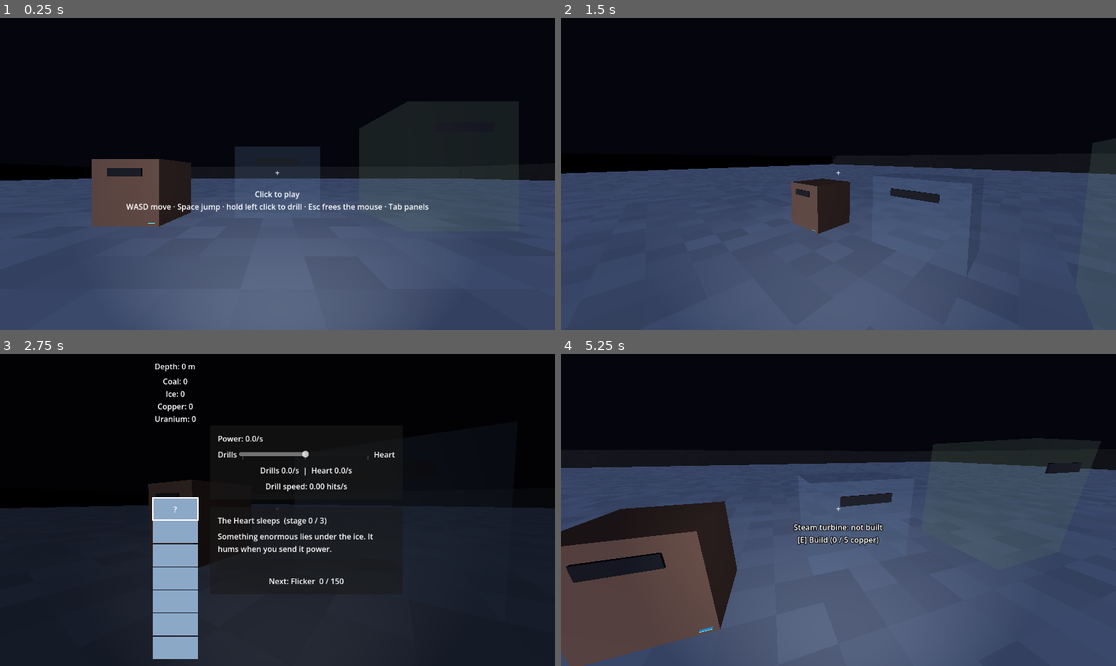
Above: before the commit, frames 1-4 (two rows, left to right).
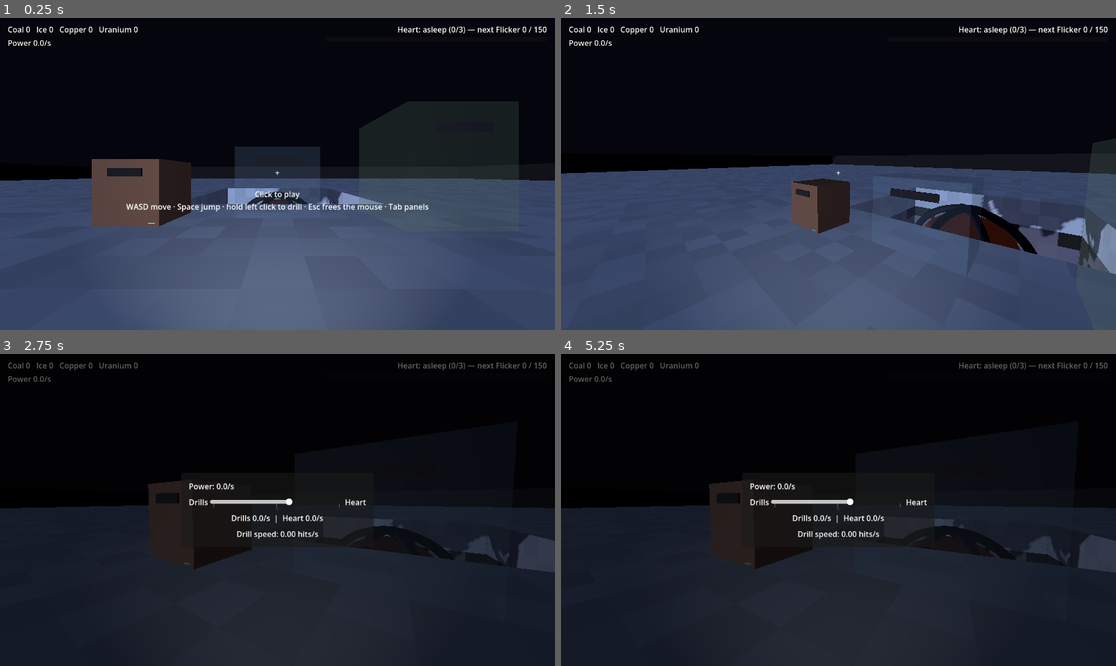
Above: after the commit, the same moments.

Repository: SneakKestrel16/Mininginc
Game: Godot game, scene res://src/main.tscn
The game is run twice, just before and just after one commit, with the same random seed, the same clock (stepped at 60 frames per second) and the same inputs.
Inputs (mouse positions are in pixels of both pictures, inside the frame that each line leads up to):
- Up to frame 1 (0.25 s): no input
- Up to frame 2 (1.5 s): tap Enter at 0.5 s; move the mouse to (960, 158) at 0.52 s; hold D 0.53-1.28 s; tap E at 0.6 s; click (960, 158) at 0.67 s; tap Space at 0.77 s; move the mouse to (810, 174) at 1.27 s; hold W from 1.28 s (still down); tap Q at 1.35 s; click (810, 174) at 1.42 s
- Up to frame 3 (2.75 s): keep holding W; tap Space at 1.52 s; move the mouse to (288, 503) at 2.02 s; tap Tab at 2.1 s; click (288, 503) at 2.17 s
- Up to frame 4 (5.25 s): tap Space at 2.75, 3.02, 3.77, 4.25, 4.52 s; move the mouse to (810, 572) at 2.77 s; tap E at 2.85, 5.1 s; click (810, 572) at 2.92 s; tap Enter at 3.5 s; move the mouse to (1005, 556) at 3.52 s; release W at 3.53 s; hold A 3.53-5.03 s; tap Q at 3.6 s; click (1005, 556) at 3.67 s; move the mouse to (672, 463) at 4.27 s; tap Tab at 4.35 s; click (672, 463) at 4.42 s; move the mouse to (844, 510) at 5.02 s; hold W from 5.03 s (still down); click (844, 510) at 5.17 s

The runs differ from the first frame. In frame 1, 1.6% of the frame differs, in the area x 1-99%, y 2-60%; in frame 2, 4.2%; in frame 3, 8.3%; in frame 4, 61%, in the area x 0-100%, y 2-100%.

Commit message:
feat: story 016 the Heart in the world + HUD (heartwake/story-016)

Diff:
--- a/data/world.json
+++ b/data/world.json
@@ -10,5 +10,7 @@
 	"gravity": 5.0,
 	"reach": 5.0,
 	"hand_drill_hits_per_second": 4.0,
-	"mouse_sensitivity": 0.0025
+	"mouse_sensitivity": 0.0025,
+	"heart_chamber_min": [59, -9, 44],
+	"heart_chamber_max": [69, 0, 54]
 }
--- /dev/null
+++ b/src/heart/heart_machine.gd
@@ -0,0 +1,56 @@
+## The Heart as the player sees it: a huge machine in an open pit by the base
+## (brief: Milestone 3D item 18). It glows and pulses brighter and faster at each stage,
+## read from the stage index every frame, so a loaded save looks right at once.
+class_name HeartMachine
+extends Node3D
+
+## The economy whose Heart this shows.
+@export var economy: Economy
+## Radius of the core, in blocks.
+@export var radius := 3.0
+
+var _core_material := StandardMaterial3D.new()
+var _light := OmniLight3D.new()
+
+
+func _ready() -> void:
+	var core := MeshInstance3D.new()
+	core.mesh = SphereMesh.new()
+	core.mesh.radius = radius
+	core.mesh.height = radius * 2.0
+	_core_material.albedo_color = Color(0.25, 0.1, 0.08)
+	_core_material.emission_enabled = true
+	_core_material.emission = Color(1.0, 0.35, 0.15)
+	core.material_override = _core_material
+	add_child(core)
+	# A dark cage around the core, so it reads as a machine rather than a ball.
+	var cage_material := StandardMaterial3D.new()
+	cage_material.albedo_color = Color(0.12, 0.12, 0.14)
+	cage_material.metallic = 0.6
+	for angle in [0.0, PI / 3.0, PI * 2.0 / 3.0]:
+		var ring := MeshInstance3D.new()
+		ring.mesh = TorusMesh.new()
+		ring.mesh.inner_radius = radius * 1.05
+		ring.mesh.outer_radius = radius * 1.2
+		ring.material_override = cage_material
+		ring.rotation = Vector3(PI / 2.0, angle, 0)
+		add_child(ring)
+	var body := StaticBody3D.new()
+	var shape := CollisionShape3D.new()
+	shape.shape = SphereShape3D.new()
+	shape.shape.radius = radius * 1.2
+	body.add_child(shape)
+	add_child(body)
+	_light.light_color = Color(1.0, 0.5, 0.25)
+	_light.omni_range = radius * 6.0
+	add_child(_light)
+
+
+func _process(_delta: float) -> void:
+	var stage := economy.heart.stage
+	var count := maxi(economy.heart.stages.size(), 1)
+	var awake := float(stage) / count
+	# Asleep it barely smoulders; each stage brightens it and quickens the beat.
+	var beat := 0.5 + 0.5 * sin(Time.get_ticks_msec() / 1000.0 * TAU * (0.3 + 0.5 * awake))
+	_core_material.emission_energy_multiplier = (0.15 + 2.5 * awake) * (0.7 + 0.3 * beat)
+	_light.light_energy = (0.2 + 4.0 * awake) * (0.7 + 0.3 * beat)
--- a/src/main.tscn
+++ b/src/main.tscn
@@ -3,14 +3,14 @@
 [ext_resource type="Script" path="res://src/economy/economy.gd" id="1_economy"]
 [ext_resource type="PackedScene" path="res://src/ui/power_panel.tscn" id="2_panel"]
 [ext_resource type="Script" path="res://src/mining/mine.gd" id="3_mine"]
-[ext_resource type="PackedScene" path="res://src/mining/dig_shaft_view.tscn" id="4_shaft"]
-[ext_resource type="PackedScene" path="res://src/ui/heart_panel.tscn" id="6_heart"]
 [ext_resource type="Script" path="res://src/save/save_game.gd" id="8_save"]
 
 [ext_resource type="Script" path="res://src/world/voxel_world.gd" id="10_world"]
 [ext_resource type="PackedScene" path="res://src/player/player.tscn" id="11_player"]
 [ext_resource type="Script" path="res://src/ui/overlay.gd" id="12_overlay"]
 [ext_resource type="Script" path="res://src/machines/machine.gd" id="13_machine"]
+[ext_resource type="Script" path="res://src/heart/heart_machine.gd" id="14_heart"]
+[ext_resource type="PackedScene" path="res://src/ui/hud.tscn" id="15_hud"]
 
 [sub_resource type="Environment" id="Env"]
 background_mode = 1
@@ -72,6 +72,14 @@
 size = Vector3(3, 3.5, 3)
 color = Color(0.32, 0.4, 0.3, 1)
 
+[node name="Heart" type="Node3D" parent="." node_paths=PackedStringArray("economy")]
+transform = Transform3D(1, 0, 0, 0, 1, 0, 0, 0, 1, 64.5, -2.5, 49.5)
+script = ExtResource("14_heart")
+economy = NodePath("../Economy")
+
+[node name="Hud" parent="." node_paths=PackedStringArray("economy") instance=ExtResource("15_hud")]
+economy = NodePath("../Economy")
+
 [node name="Player" parent="." node_paths=PackedStringArray("world") instance=ExtResource("11_player")]
 transform = Transform3D(1, 0, 0, 0, 1, 0, 0, 0, 1, 64.5, 1.1, 64.5)
 world = NodePath("../World")
@@ -100,10 +108,6 @@
 layout_mode = 2
 theme_override_constants/separation = 24
 
-[node name="DigShaftView" parent="Overlay/Center/Columns" node_paths=PackedStringArray("mine") instance=ExtResource("4_shaft")]
-layout_mode = 2
-mine = NodePath("../../../../Mine")
-
 [node name="Panels" type="VBoxContainer" parent="Overlay/Center/Columns"]
 layout_mode = 2
 size_flags_vertical = 4
@@ -113,9 +117,5 @@
 layout_mode = 2
 economy = NodePath("../../../../../Economy")
 
-[node name="HeartPanel" parent="Overlay/Center/Columns/Panels" node_paths=PackedStringArray("economy") instance=ExtResource("6_heart")]
-layout_mode = 2
-economy = NodePath("../../../../../Economy")
-
 [node name="AwayDialog" type="AcceptDialog" parent="."]
 title = "Heartwake"
--- a/src/mining/dig_shaft_view.gd
+++ /dev/null
@@ -1,69 +0,0 @@
-## Draws the shaft around the current block, digs on click, and shows depth and ore counts.
-extends VBoxContainer
-
-const BLOCK_SIZE := Vector2(96, 48)
-const BLOCKS_ABOVE := 3
-const BLOCKS_BELOW := 6
-const DUG_COLOR := Color(0.08, 0.09, 0.11)
-const UNKNOWN_COLOR := Color(0.55, 0.66, 0.78)
-const FROZEN_COLOR := Color(0.82, 0.9, 0.97)
-const FROZEN_TEXT_COLOR := Color(0.2, 0.3, 0.42)
-const ORE_COLORS := { DigShaft.ROCK: Color(0.42, 0.44, 0.48), "coal": Color(0.12, 0.12, 0.13) }
-const CRACK_COLOR := Color(1, 1, 1, 0.35)
-
-## The mine this view shows and digs.
-@export var mine: Mine
-
-@onready var _depth_label: Label = %DepthLabel
-@onready var _ore_label: Label = %OreLabel
-@onready var _shaft: Control = %Shaft
-
-
-func _ready() -> void:
-	_shaft.custom_minimum_size = Vector2(BLOCK_SIZE.x, BLOCK_SIZE.y * (BLOCKS_ABOVE + 1 + BLOCKS_BELOW))
-	_shaft.draw.connect(_draw_shaft)
-	_shaft.gui_input.connect(_on_shaft_input)
-	mine.changed.connect(_refresh)
-	_refresh()
-
-
-func _on_shaft_input(event: InputEvent) -> void:
-	if event is InputEventMouseButton and event.button_index == MOUSE_BUTTON_LEFT and event.pressed:
-		mine.dig()
-
-
-func _refresh() -> void:
-	_depth_label.text = "Depth: %d m" % mine.shaft.depth
-	var counts := PackedStringArray()
-	for id in mine.ores:
-		counts.append("%s: %d" % [id.capitalize(), mine.ores[id]])
-	_ore_label.text = "\n".join(counts)
-	_shaft.queue_redraw()
-
-
-func _draw_shaft() -> void:
-	var shaft := mine.shaft
-	var font := _shaft.get_theme_default_font()
-	for row in BLOCKS_ABOVE + 1 + BLOCKS_BELOW:
-		var at_depth := shaft.depth - BLOCKS_ABOVE + row
-		if at_depth < 0:
-			continue
-		var rect := Rect2(Vector2(0, row * BLOCK_SIZE.y), BLOCK_SIZE).grow(-1)
-		if at_depth < shaft.depth:
-			_shaft.draw_rect(rect, DUG_COLOR)
-		elif at_depth > shaft.depth or not shaft.revealed:
-			_shaft.draw_rect(rect, FROZEN_COLOR if at_depth >= shaft.frozen_from else UNKNOWN_COLOR)
-			if at_depth == shaft.depth:
-				var mark := "Frozen" if shaft.is_frozen() else "?"
-				var ink := FROZEN_TEXT_COLOR if shaft.is_frozen() else Color.WHITE
-				_shaft.draw_string(font, rect.position + Vector2(0, 30), mark, HORIZONTAL_ALIGNMENT_CENTER,
-						rect.size.x, _shaft.get_theme_default_font_size(), ink)
-		else:
-			var contents := shaft.block_at(at_depth)
-			_shaft.draw_rect(rect, ORE_COLORS.get(contents, ORE_COLORS[DigShaft.ROCK]))
-			_shaft.draw_string(font, rect.position + Vector2(0, 30), contents.capitalize(), HORIZONTAL_ALIGNMENT_CENTER, rect.size.x)
-			# Cracks: one bar per landed hit, across the bottom of the block.
-			var progress := shaft.damage / shaft.hardness(at_depth)
-			_shaft.draw_rect(Rect2(rect.position + Vector2(0, rect.size.y - 6), Vector2(rect.size.x * progress, 6)), CRACK_COLOR)
-		if at_depth == shaft.depth:
-			_shaft.draw_rect(rect, Color.WHITE, false, 2.0)
--- a/src/mining/dig_shaft_view.tscn
+++ /dev/null
@@ -1,23 +0,0 @@
-[gd_scene load_steps=2 format=3]
-
-[ext_resource type="Script" path="res://src/mining/dig_shaft_view.gd" id="1_view"]
-
-[node name="DigShaftView" type="VBoxContainer"]
-theme_override_constants/separation = 8
-script = ExtResource("1_view")
-
-[node name="DepthLabel" type="Label" parent="."]
-unique_name_in_owner = true
-layout_mode = 2
-horizontal_alignment = 1
-
-[node name="OreLabel" type="Label" parent="."]
-unique_name_in_owner = true
-layout_mode = 2
-horizontal_alignment = 1
-
-[node name="Shaft" type="Control" parent="."]
-unique_name_in_owner = true
-layout_mode = 2
-size_flags_horizontal = 4
-mouse_default_cursor_shape = 2
--- a/src/ui/heart_panel.gd
+++ /dev/null
@@ -1,34 +0,0 @@
-## Shows the Heart's stage, its latest story beat, and the meter toward the next stage.
-extends PanelContainer
-
-## The economy whose Heart this panel shows.
-@export var economy: Economy
-
-@onready var _stage_label: Label = %StageLabel
-@onready var _line_label: Label = %LineLabel
-@onready var _heart_bar: ProgressBar = %HeartBar
-@onready var _heart_label: Label = %HeartLabel
-
-
-func _ready() -> void:
-	economy.ticked.connect(_refresh)
-	_refresh()
-
-
-func _refresh() -> void:
-	var heart := economy.heart
-	var count := heart.stages.size()
-	if heart.stage == 0:
-		_stage_label.text = "The Heart sleeps  (stage 0 / %d)" % count
-		_line_label.text = "Something enormous lies under the ice. It hums when you send it power."
-	else:
-		_stage_label.text = "Heart: %s  (stage %d / %d)" % [heart.current()["name"], heart.stage, count]
-		_line_label.text = heart.current()["line"]
-	if heart.is_awake():
-		_heart_bar.max_value = 1.0
-		_heart_bar.value = 1.0
-		_heart_label.text = "Every stage reached. Nothing more wakes in this build."
-	else:
-		_heart_bar.max_value = heart.threshold()
-		_heart_bar.value = heart.progress
-		_heart_label.text = "Next: %s  %.0f / %.0f" % [heart.stages[heart.stage]["name"], heart.progress, heart.threshold()]
--- a/src/ui/heart_panel.tscn
+++ /dev/null
@@ -1,39 +0,0 @@
-[gd_scene load_steps=2 format=3]
-
-[ext_resource type="Script" path="res://src/ui/heart_panel.gd" id="1_panel"]
-
-[node name="HeartPanel" type="PanelContainer"]
-custom_minimum_size = Vector2(400, 0)
-script = ExtResource("1_panel")
-
-[node name="Margin" type="MarginContainer" parent="."]
-layout_mode = 2
-theme_override_constants/margin_left = 16
-theme_override_constants/margin_top = 16
-theme_override_constants/margin_right = 16
-theme_override_constants/margin_bottom = 16
-
-[node name="Rows" type="VBoxContainer" parent="Margin"]
-layout_mode = 2
-theme_override_constants/separation = 10
-
-[node name="StageLabel" type="Label" parent="Margin/Rows"]
-unique_name_in_owner = true
-layout_mode = 2
-
-[node name="LineLabel" type="Label" parent="Margin/Rows"]
-unique_name_in_owner = true
-custom_minimum_size = Vector2(368, 0)
-layout_mode = 2
-autowrap_mode = 3
-
-[node name="HeartBar" type="ProgressBar" parent="Margin/Rows"]
-unique_name_in_owner = true
-custom_minimum_size = Vector2(0, 24)
-layout_mode = 2
-show_percentage = false
-
-[node name="HeartLabel" type="Label" parent="Margin/Rows"]
-unique_name_in_owner = true
-layout_mode = 2
-horizontal_alignment = 1
--- /dev/null
+++ b/src/ui/hud.gd
@@ -0,0 +1,51 @@
+## The HUD over the first-person view (brief: Milestone 3D item 19): inventory, total
+## power, the Heart's stage and meter, and each stage's story line as it is reached.
+extends CanvasLayer
+
+## Seconds a stage's line stays on screen before it fades.
+const LINE_SECONDS := 8.0
+
+## The economy this HUD reports.
+@export var economy: Economy
+
+var _line_left := 0.0
+
+@onready var _inventory: Label = %Inventory
+@onready var _power: Label = %Power
+@onready var _stage: Label = %Stage
+@onready var _meter: ProgressBar = %Meter
+@onready var _line: Label = %Line
+
+
+func _ready() -> void:
+	economy.stage_reached.connect(_on_stage_reached)
+	_line.modulate.a = 0.0
+
+
+func _process(delta: float) -> void:
+	var ores := economy.mine.ores
+	var counts := PackedStringArray()
+	for id in ores:
+		counts.append("%s %d" % [id.capitalize(), ores[id]])
+	_inventory.text = "   ".join(counts)
+	_power.text = "Power %.1f/s" % economy.power_per_second
+	var heart := economy.heart
+	var count := heart.stages.size()
+	var stage_name: String = "asleep" if heart.stage == 0 else heart.current()["name"]
+	if heart.is_awake():
+		_stage.text = "Heart: %s (%d/%d) — every stage reached" % [stage_name, heart.stage, count]
+		_meter.value = 1.0
+		_meter.max_value = 1.0
+	else:
+		_stage.text = "Heart: %s (%d/%d) — next %s %.0f / %.0f" % [stage_name, heart.stage, count,
+				heart.stages[heart.stage]["name"], heart.progress, heart.threshold()]
+		_meter.max_value = heart.threshold()
+		_meter.value = heart.progress
+	if _line_left > 0.0:
+		_line_left -= delta
+		_line.modulate.a = clampf(_line_left, 0.0, 1.0)
+
+
+func _on_stage_reached(index: int) -> void:
+	_line.text = "%s\n%s" % [economy.heart.stages[index]["name"], economy.heart.stages[index]["line"]]
+	_line_left = LINE_SECONDS
--- /dev/null
+++ b/src/ui/hud.tscn
@@ -0,0 +1,67 @@
+[gd_scene load_steps=2 format=3]
+
+[ext_resource type="Script" path="res://src/ui/hud.gd" id="1_hud"]
+
+[node name="Hud" type="CanvasLayer"]
+script = ExtResource("1_hud")
+
+[node name="Inventory" type="Label" parent="."]
+unique_name_in_owner = true
+offset_left = 16.0
+offset_top = 12.0
+offset_right = 616.0
+offset_bottom = 40.0
+theme_override_colors/font_outline_color = Color(0, 0, 0, 1)
+theme_override_constants/outline_size = 6
+
+[node name="Power" type="Label" parent="."]
+unique_name_in_owner = true
+offset_left = 16.0
+offset_top = 40.0
+offset_right = 316.0
+offset_bottom = 68.0
+theme_override_colors/font_outline_color = Color(0, 0, 0, 1)
+theme_override_constants/outline_size = 6
+
+[node name="HeartBox" type="VBoxContainer" parent="."]
+anchors_preset = 1
+anchor_left = 1.0
+anchor_right = 1.0
+offset_left = -476.0
+offset_top = 12.0
+offset_right = -16.0
+offset_bottom = 70.0
+grow_horizontal = 0
+
+[node name="Stage" type="Label" parent="HeartBox"]
+unique_name_in_owner = true
+layout_mode = 2
+theme_override_colors/font_outline_color = Color(0, 0, 0, 1)
+theme_override_constants/outline_size = 6
+horizontal_alignment = 2
+
+[node name="Meter" type="ProgressBar" parent="HeartBox"]
+unique_name_in_owner = true
+custom_minimum_size = Vector2(0, 10)
+layout_mode = 2
+show_percentage = false
+
+[node name="Line" type="Label" parent="."]
+unique_name_in_owner = true
+anchors_preset = 7
+anchor_left = 0.5
+anchor_top = 1.0
+anchor_right = 0.5
+anchor_bottom = 1.0
+offset_left = -420.0
+offset_top = -150.0
+offset_right = 420.0
+offset_bottom = -60.0
+grow_horizontal = 2
+grow_vertical = 0
+theme_override_colors/font_color = Color(1, 0.8, 0.6, 1)
+theme_override_colors/font_outline_color = Color(0, 0, 0, 1)
+theme_override_constants/outline_size = 8
+theme_override_font_sizes/font_size = 22
+horizontal_alignment = 1
+autowrap_mode = 3
--- a/src/world/voxel_world.gd
+++ b/src/world/voxel_world.gd
@@ -38,6 +38,8 @@
 var crust_depth: int
 var wall_height: int
 var view_radius: int
+## The open pit the Heart sits in, generated as air: corners, inclusive.
+var chamber := AABB()
 
 var _ores: Array
 var _ore_ids: PackedInt32Array
@@ -54,7 +56,7 @@
 
 func _ready() -> void:
 	var world := _load_json(WORLD_PATH, ["chunk_size", "world_size", "max_depth", "crust_depth", "wall_height",
-			"view_radius_chunks"])
+			"view_radius_chunks", "heart_chamber_min", "heart_chamber_max"])
 	var ores := _load_json(ORES_PATH, ["hardness_base", "hardness_per_block", "frozen_from_depth",
 			"frozen_hardness_multiplier", "ores"])
 	if world.is_empty() or ores.is_empty():
@@ -65,6 +67,9 @@
 	crust_depth = world["crust_depth"]
 	wall_height = world["wall_height"]
 	view_radius = world["view_radius_chunks"]
+	var low := Vector3(world["heart_chamber_min"][0], world["heart_chamber_min"][1], world["heart_chamber_min"][2])
+	var high := Vector3(world["heart_chamber_max"][0], world["heart_chamber_max"][1], world["heart_chamber_max"][2])
+	chamber = AABB(low, high - low)
 	_ores = ores["ores"]
 	for ore in _ores:
 		var id := Blocks.id_of(ore["id"])
@@ -83,6 +88,10 @@
 	for cx in chunks:
 		for cz in chunks:
 			_open_chunks[Vector3i(cx, 0, cz)] = true
+	for x in [chamber.position.x, chamber.end.x]:
+		for y in [chamber.position.y - 1, chamber.end.y]:
+			for z in [chamber.position.z, chamber.end.z]:
+				_open_chunks[chunk_of(Vector3i(x, y, z))] = true
 
 
 ## The block at [param pos]: its edit if it has one, else what the seed generates.
@@ -202,7 +211,13 @@
 		return false
 	if _is_wall(pos):
 		return pos.y <= wall_height
+	if _in_chamber(pos):
+		return false
 	return pos.y <= 0
+
+
+func _in_chamber(pos: Vector3i) -> bool:
+	return pos.x >= chamber.position.x and pos.x <= chamber.end.x and pos.y >= chamber.position.y 			and pos.y <= chamber.end.y and pos.z >= chamber.position.z and pos.z <= chamber.end.z
 
 
 func _is_wall(pos: Vector3i) -> bool:
Binary file added: production/qa/evidence/story-016-heart-and-hud/asleep.png
Binary file added: production/qa/evidence/story-016-heart-and-hud/awake.png
Binary file added: production/qa/evidence/story-016-heart-and-hud/flicker.png
Binary file added: production/qa/evidence/story-016-heart-and-hud/overlay.png
Not shown, added: production/qa/evidence/story-016-heart-and-hud/stamp.txt
Not shown, added: src/heart/heart_machine.gd.uid
Not shown, removed: src/mining/dig_shaft_view.gd.uid
Not shown, removed: src/ui/heart_panel.gd.uid
Not shown, added: src/ui/hud.gd.uid
Not shown, changed: production/epics/heartwake/story-016-heart-and-hud.md
